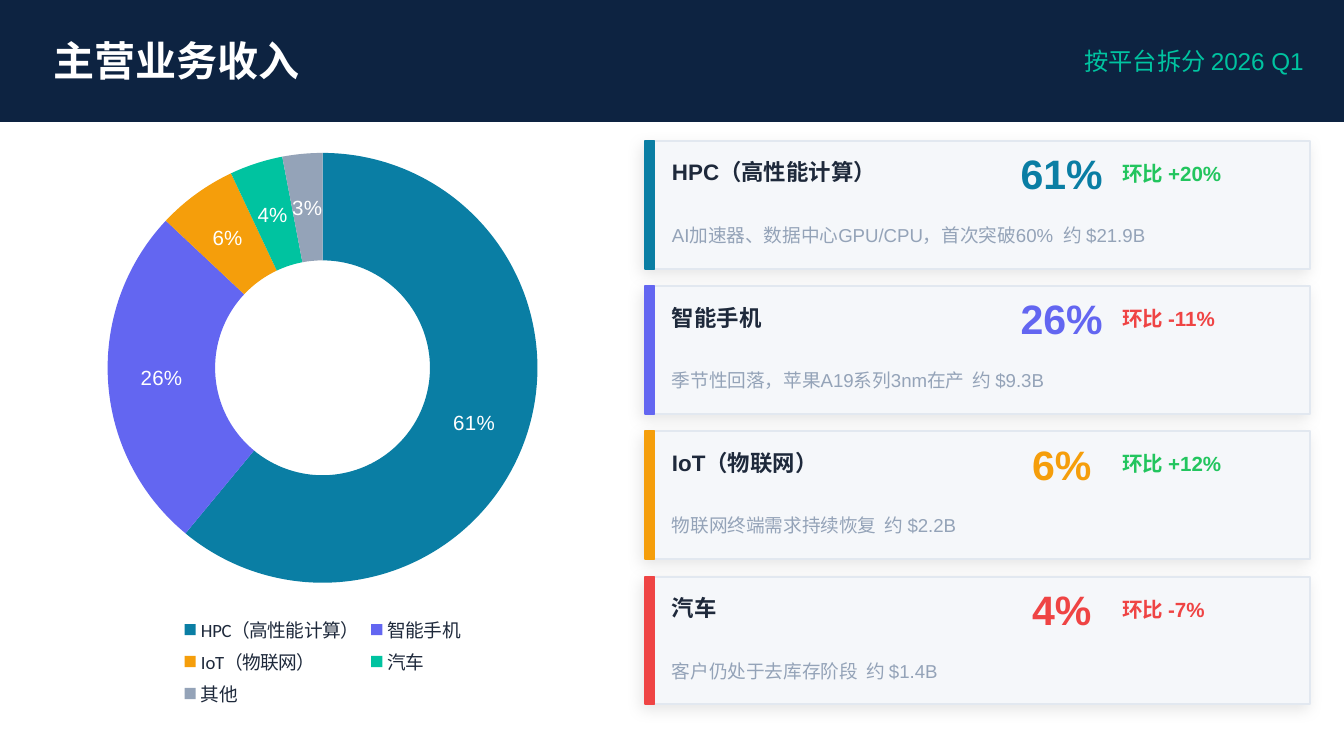
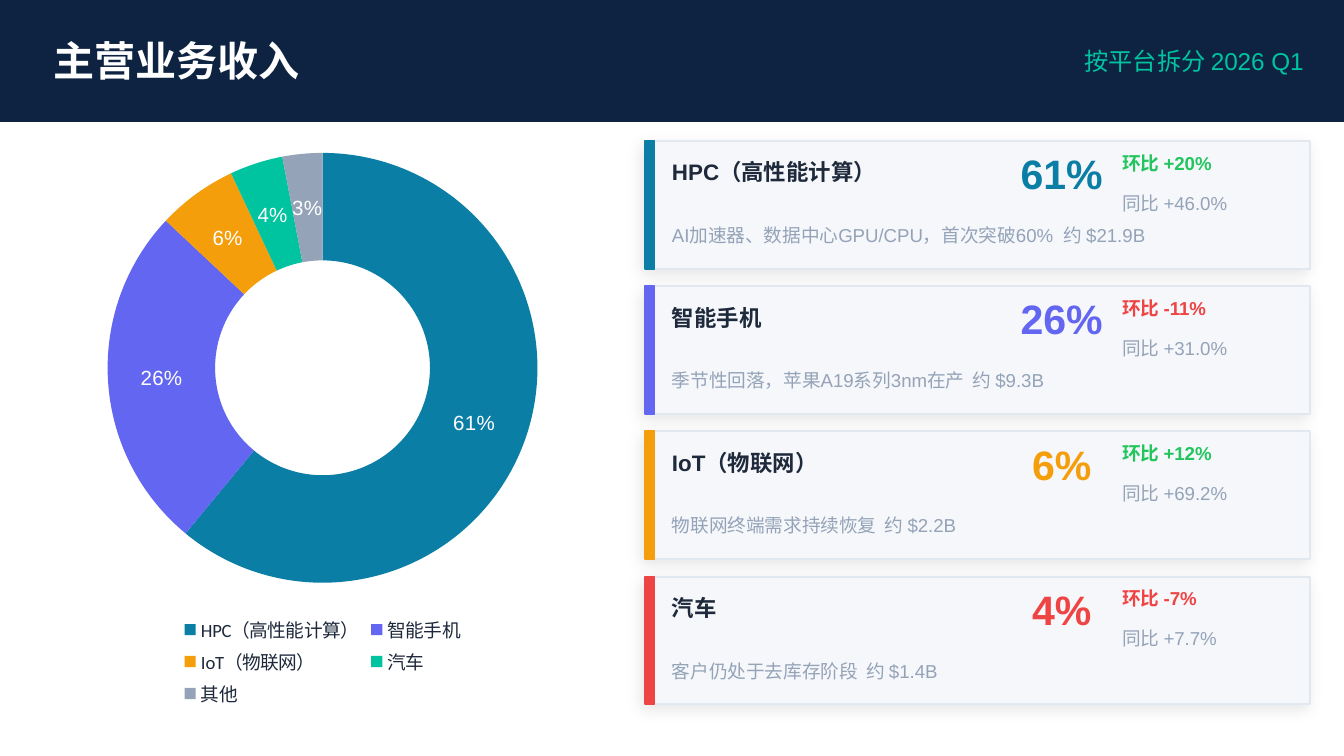
Before and after one commit to ZewuJiang/codebuddy-invest, a slide deck: slide 3 of 26Q1/TSM-台积电-26Q1财报.pptx. Drawn at 1344x756 pixels with LibreOffice and Linux fonts; fonts in the diff are those of the drawing. Boxes give left, top, right and bottom in pixels: in the first picture for what was removed or moved away, otherwise in the second. Text is boxed around its words. In the diff, an @@ line names an element or a change of style, - is before the commit and + after.

```diff
--- a/26Q1/TSM-台积电-26Q1财报.pptx
+++ b/26Q1/TSM-台积电-26Q1财报.pptx
@@ text added at <box>1122,194,1228,212</box>, 10 pt, text #94A3B8 @@
+同比 +46.0%
@@ text added at <box>1122,339,1228,357</box>, 10 pt, text #94A3B8 @@
+同比 +31.0%
@@ 4 texts: place and size @@
-4 texts at <box>1122,163,1221,619</box>
+4 texts at <box>1122,154,1212,607</box>
@@ size 11 to 10 pt in 4 elements at <box>1122,154,1212,172</box>, <box>1122,589,1197,607</box>, <box>1122,299,1206,317</box>, <box>1122,444,1212,462</box> @@
@@ text added at <box>1122,484,1228,502</box>, 10 pt, text #94A3B8 @@
+同比 +69.2%
@@ text added at <box>1122,629,1217,647</box>, 10 pt, text #94A3B8 @@
+同比 +7.7%
```
Also in this commit, not shown: 2 other slides changed, 26 other files.
